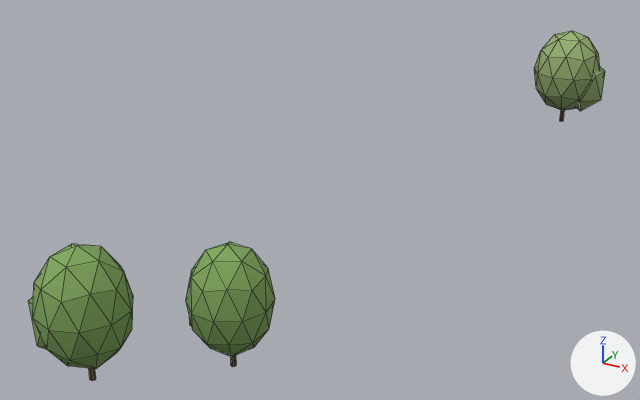
The glTF model viewer/districts/2030-haven/chunks/c_1_12.glb as it was, and as the next commit left it.
Camera for both pictures: a camera (50 mm lens) standing at (298.7, 3145.1, 36.3) and looking at (261.0, 3213.6, 2.1). The axes (+X, +Y, +Z) are drawn at lower right. The lights are the same throughout. The first picture is the older version. Mesh edges are drawn as thin lines. Vertices at exactly the same position are counted once.

The first picture shows 'tree_5452', 'tree_round_0', 'tree_round_0.001'.
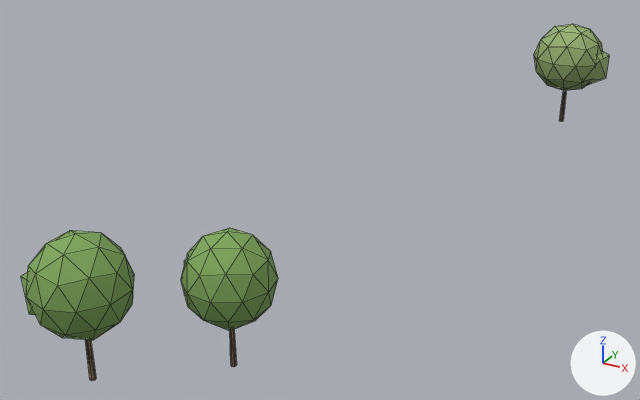
Location of each change, [x1, y1, x2, y2] in pixels of the pictures (640 x 400 px; the box of a moved part takes in the faces that stretch with it):
'tree_round_0.001', reshaped, moved, rescaled (8% wider, 10% taller)
    before: [28, 244, 133, 381]
    after: [21, 230, 134, 381]
'tree_round_0', reshaped, moved, rescaled (9% wider, 11% taller)
    before: [186, 242, 275, 367]
    after: [181, 228, 278, 367]
'tree_5452', reshaped, moved, rescaled (7% wider, 9% taller)
    before: [534, 31, 605, 121]
    after: [534, 24, 610, 122]
part 1 of me_tree_round_1, moved or reshaped
    before: [534, 31, 600, 110]
    after: [534, 24, 603, 90]
part 2 of me_tree_round_1, moved or reshaped
    before: [577, 67, 605, 111]
    after: [584, 51, 610, 86]
part 3 of me_tree_round_1, moved or reshaped (mostly hidden)
    before: [560, 110, 564, 121]
    after: [560, 90, 566, 122]
part 4 of me_tree_round_0, moved or reshaped
    before: [33, 242, 275, 369]
    after: [26, 228, 278, 340]
part 5 of me_tree_round_0, moved or reshaped (mostly hidden)
    before: [28, 297, 192, 350]
    after: [21, 260, 186, 315]
part 6 of me_tree_round_0, moved or reshaped (mostly hidden)
    before: [89, 355, 236, 381]
    after: [86, 329, 236, 381]

Edits to the bpy script that builds the scene:
```text
Change me_tree_round_1:
    used by ob_tree_5452; parent = ob_trees_1_12; location = (0.0565, -0.0587, 5.805); rotation_euler = (0.0, 0.0, -0.804), in degrees (0, 0, -46); scale = (5.77, 5.77, 5.8)
    before: 7 (-0.01, 0.03, 0.06), 8 (0.01, 0.02, 0.06), 14 (0.01, -0.02, 0.06), 20 (-0.01, -0.03, 0.06), 27 (-0.04, -0.02, 0.06)
    before: 29 (-0.04, 0.02, 0.06)
    remove me_tree_round_1.from_pydata(...)  # 66 vertices, 120 faces; spans x -0.68..0.68, y -0.7..0.7, z -1.0..1.0
    add me_tree_round_1.from_pydata(...)  # 66 vertices, 120 faces; spans x -0.67..0.67, y -0.69..0.69, z -1.0..1.0
    me_tree_round_1 part 1: the loose piece of 42 vertices spanning x -0.68..0.65, y -0.7..0.7, z -0.76..1.0 is scaled about its middle by (0.989, 0.989, 0.767), then moved by (0.0, 0.0, 0.21)
    me_tree_round_1 part 2: the loose piece of 12 vertices spanning x -0.17..0.68, y -0.13..0.68, z -0.72..0.52 is scaled about its middle by (0.989, 0.989, 0.712), then moved by (0.0, 0.0, 0.32)
    me_tree_round_1 part 3
    add for i in [7, 8, 14, 20, 27, 29]: me_tree_round_1.vertices[i].co += Vector((0.0, 0.0, -0.35))
Change me_tree_round_0:
    used by ob_tree_round_0; parent = ob_trees_1_12; location = (-6.132, -65.66, 4.835); rotation_euler = (0.0, 0.0, 2.111), in degrees (0, 0, 121); scale = (4.41, 4.41, 4.83)
    before: 7 (-0.01, 0.03, 0.06), 8 (0.01, 0.02, 0.06), 14 (0.01, -0.02, 0.06), 20 (-0.01, -0.03, 0.06), 27 (-0.04, -0.02, 0.06)
    before: 29 (-0.04, 0.02, 0.06)
    remove me_tree_round_0.from_pydata(...)  # 66 vertices, 120 faces; spans x -0.68..0.68, y -0.7..0.7, z -1.0..1.0
    add me_tree_round_0.from_pydata(...)  # 66 vertices, 120 faces; spans x -0.67..0.67, y -0.69..0.69, z -1.0..1.0
    me_tree_round_0 part 4: the loose piece of 42 vertices spanning x -0.68..0.65, y -0.7..0.7, z -0.76..1.0 is scaled about its middle by (0.989, 0.989, 0.767), then moved by (0.0, 0.0, 0.21)
    me_tree_round_0 part 5: the loose piece of 12 vertices spanning x -0.17..0.68, y -0.13..0.68, z -0.72..0.52 is scaled about its middle by (0.989, 0.989, 0.712), then moved by (0.0, 0.0, 0.32)
    me_tree_round_0 part 6
    add for i in [7, 8, 14, 20, 27, 29]: me_tree_round_0.vertices[i].co += Vector((0.0, 0.0, -0.35))
Change ob_tree_5452:
    ob_tree_5452.location: (0.0565, -0.0587, 5.805) -> (0.0596, -0.0619, 6.227)
    ob_tree_5452.scale: (5.77, 5.77, 5.8) -> (6.15, 6.15, 6.23)
Change ob_tree_round_0:
    ob_tree_round_0.location: (-6.132, -65.66, 4.835) -> (-6.135, -65.65, 5.297)
    ob_tree_round_0.scale: (4.41, 4.41, 4.83) -> (4.81, 4.81, 5.3)
Change ob_tree_round_0_001:
    ob_tree_round_0_001.location: (-13.82, -71.79, 5.205) -> (-13.82, -71.79, 5.63)
    ob_tree_round_0_001.scale: (4.8, 4.8, 5.21) -> (5.16, 5.16, 5.63)
```
